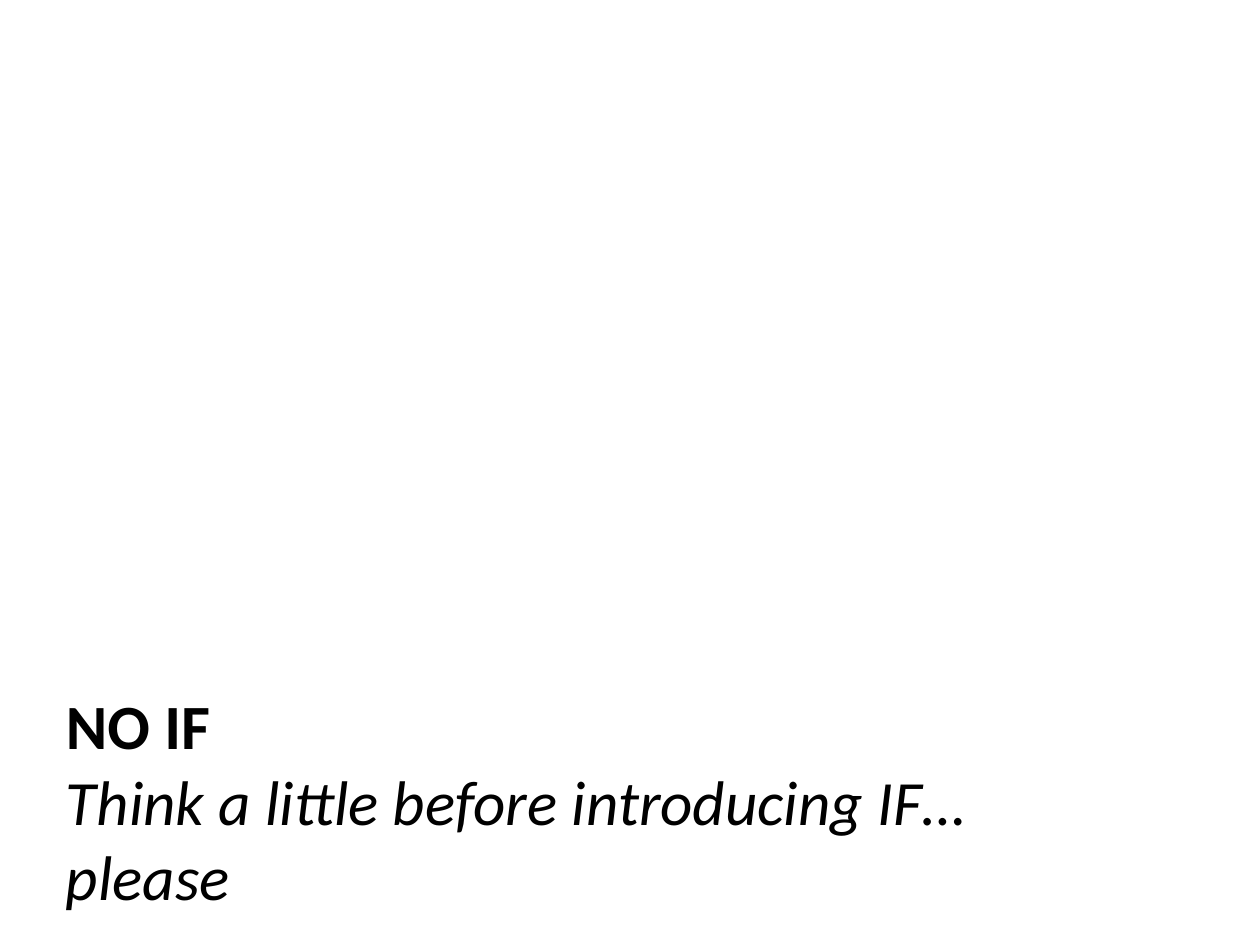
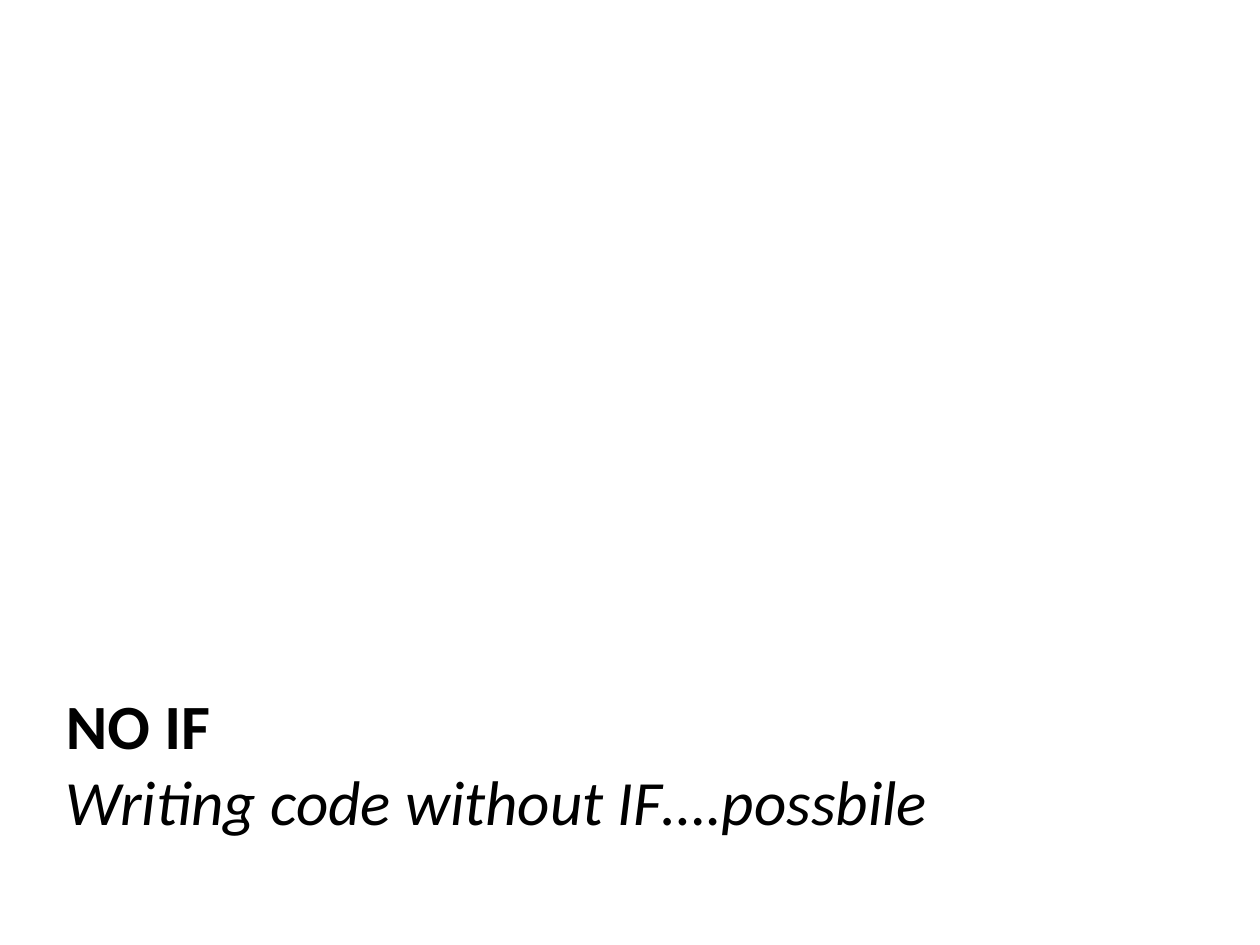
Before and after one commit to kentoo/NoIF, a slide deck: slide 2 of docs/noif.pptx. Drawn at 1260x945 pixels with LibreOffice and Linux fonts; fonts in the diff are those of the drawing; background and template pictures are left out. Boxes give left, top, right and bottom in pixels: in the first picture for what was removed or moved away, otherwise in the second. Text is boxed around its words. In the diff, an @@ line names an element or a change of style, - is before the commit and + after.

```diff
--- a/docs/noif.pptx
+++ b/docs/noif.pptx
@@ text at (66, 781, 927, 836): text changed @@
-Think a little before introducing IF…please
+Writing code without IF….possbile
```
Also in this commit, not shown: 6 other files.
